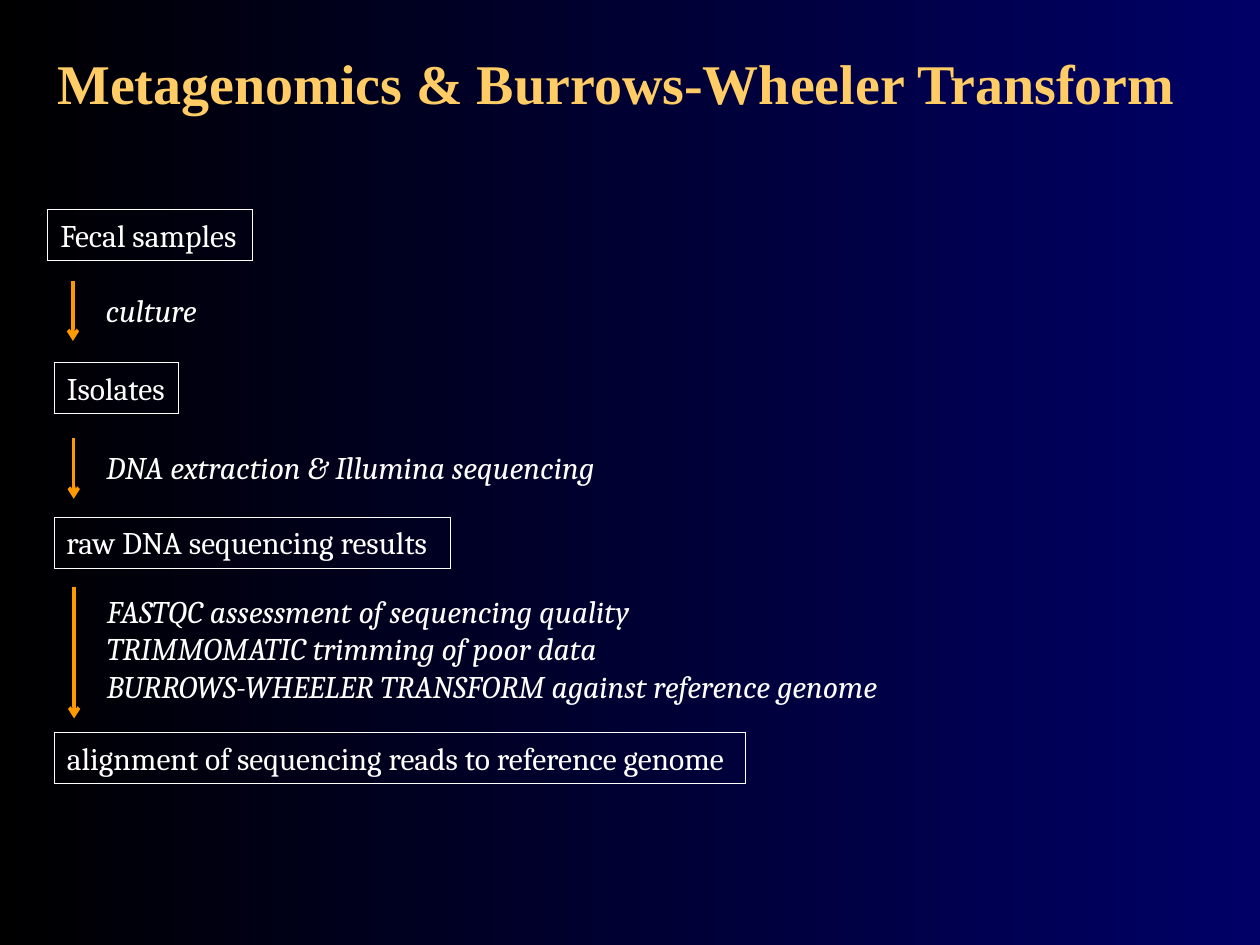
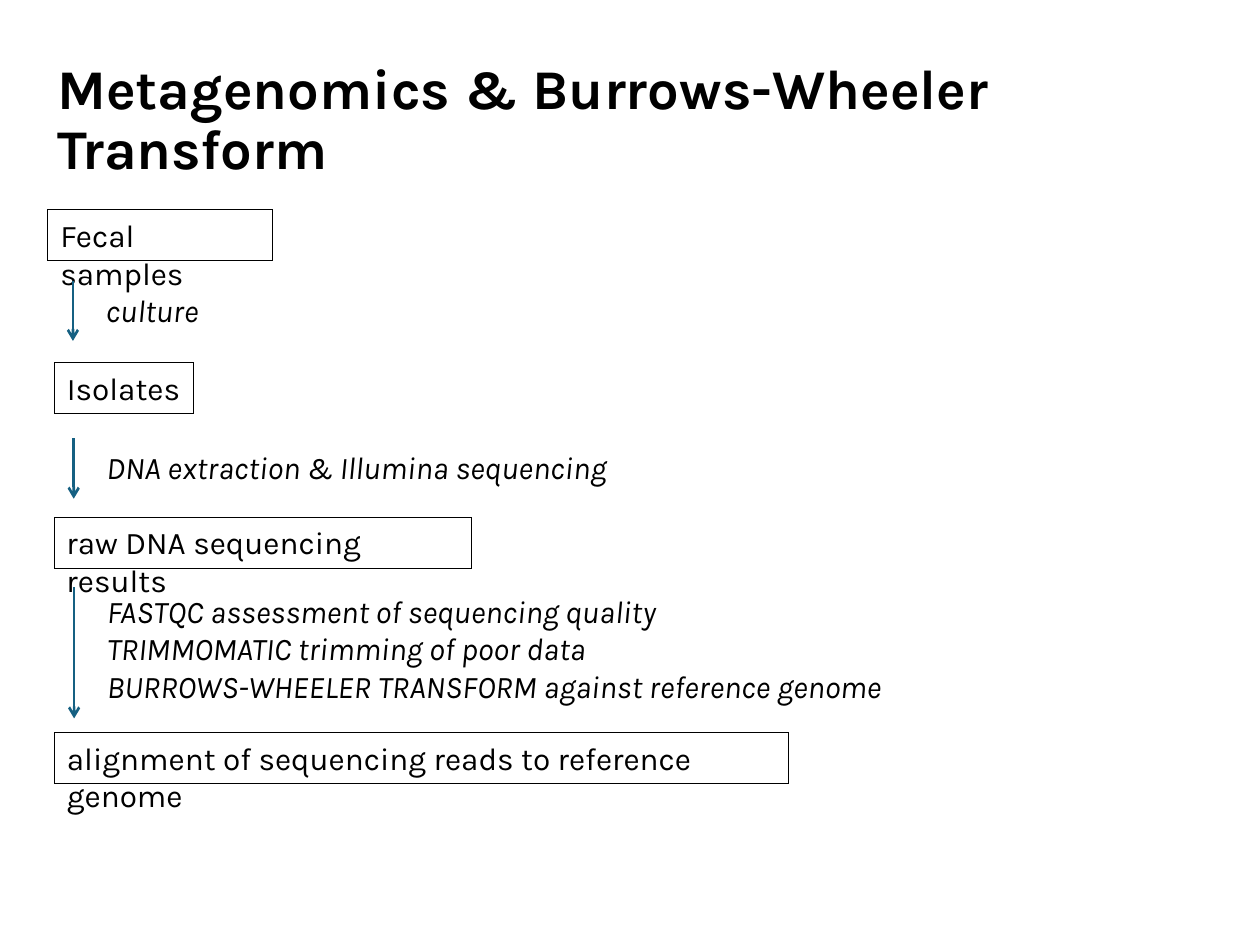
Before and after one commit to agmcarthur/Biochem-3BP3, a slide deck: slide 33 of Lectures/Lecture 7 - Molecular Epidemiology.pptx. Drawn at 1260x945 pixels with LibreOffice and Linux fonts; fonts in the diff are those of the drawing. Boxes give left, top, right and bottom in pixels: in the first picture for what was removed or moved away, otherwise in the second. Text is boxed around its words. In the diff, an @@ line names an element or a change of style, - is before the commit and + after.

```diff
--- a/Lectures/Lecture 7 - Molecular Epidemiology.pptx
+++ b/Lectures/Lecture 7 - Molecular Epidemiology.pptx
@@ background gradient #000000 to #000066 to #FFFFFF @@
@@ title "Metagenomics & Burrows-Wheeler Transform" at (57, 69, 989, 170): font Times New Roman to Karla, text colour #FFCC66 to #000000; line spacing 1 to 0.9; vertical alignment middle to bottom @@
@@ rectangle "Fecal samples": place and size @@
-rectangle "Fecal samples" at (48, 209, 252, 260)
+rectangle "Fecal samples" at (48, 209, 272, 260)
@@ arrow (73, 281) - (73, 341): stroke #FF9900 2 pt to #156082 1.5 pt @@
@@ font Cambria to Karla, text colour #FFFFFF to #000000; outline #FFFFFF 0.75 pt to #000000 0.75 pt in 4 elements at (54, 518, 471, 568), (54, 732, 789, 782), (48, 209, 272, 260), (54, 363, 193, 413) @@
@@ rectangle "Isolates": place and size @@
-rectangle "Isolates" at (54, 363, 179, 413)
+rectangle "Isolates" at (54, 363, 193, 413)
@@ arrow (74, 438) - (74, 499): stroke #FF9900 2 pt to #156082 1.5 pt @@
@@ rectangle "raw DNA sequencing results": place and size @@
-rectangle "raw DNA sequencing results" at (54, 518, 451, 568)
+rectangle "raw DNA sequencing results" at (54, 518, 471, 568)
@@ arrow (74, 587) - (74, 718): stroke #FF9900 2 pt to #156082 1.5 pt @@
@@ font Cambria to Karla, text colour #FFFFFF to #000000 in 3 elements at (106, 300, 199, 323), (106, 457, 606, 487), (107, 601, 881, 706) @@
@@ rectangle "alignment of sequencing reads to ...": place and size @@
-rectangle "alignment of sequencing reads to ..." at (54, 732, 746, 782)
+rectangle "alignment of sequencing reads to ..." at (54, 732, 789, 782)
```
Also in this commit, not shown: 37 other slides changed, 13 other files.
